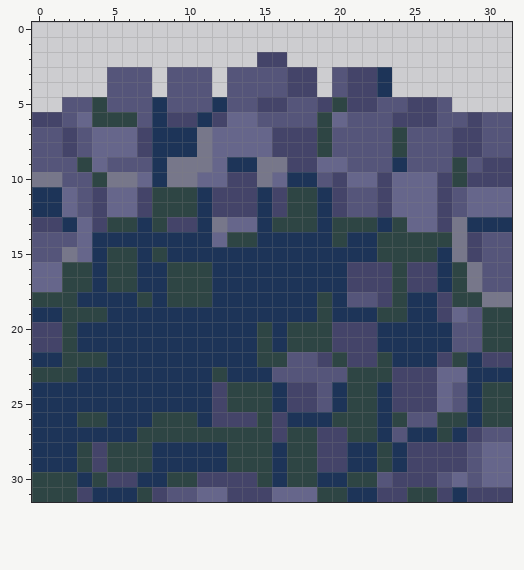
Edited in one commit: pixel-art sprite (images/crater_002.png). This is how it looked before the edit.
The file is 32x32 pixels.
And afterwards:
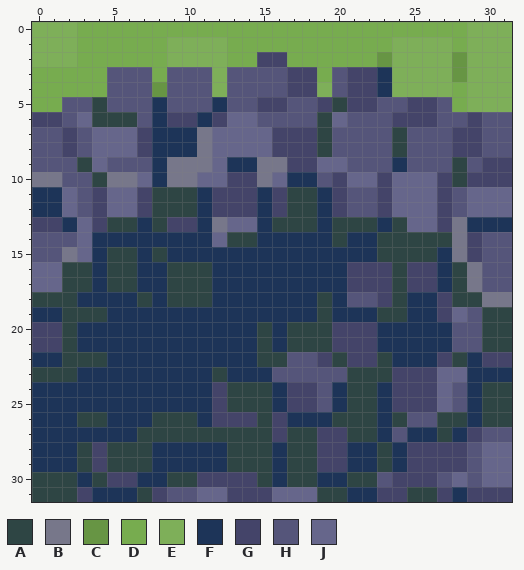
Palette (. is transparent): A #2e4544  B #77778a  C #679544  D #77ac4f  E #7eaf59  F #1d3458  G #444469  H #55557a  J #66668b
The edit:
@@ x 0..31 @@
- 0 ................................
- 1 ................................
- 2 ...............GG...............
- 3 .....HHH.HHH.HHHHGG.HGGF........
- 4 .....HHH.HHH.HHHHGG.HGGF........
- 5 ..HHAHHHFHHHFHHGGHHGAGGHHGGH....
+ 0 EEEDDDDDDDDDDDDDDDDDDDDDDDDDDEEE
+ 1 EEEDDDDDDEEEEDDDDDDDDDDDEEEEDEEE
+ 2 EEEDDDDDDEEEEDDGGDDDDDDCEEEECEEE
+ 3 DDDDDHHHDHHHEHHHHGGDHGGFEEEECEEE
+ 4 DDDDDHHHCHHHEHHHHGGEHGGFEEEEDEEE
+ 5 DDHHAHHHFHHHFHHGGHHGAGGHHGGHDEEE
  6 GGHJAAAHFGGFGJJHHHHAJHHHGGGHHGHH
